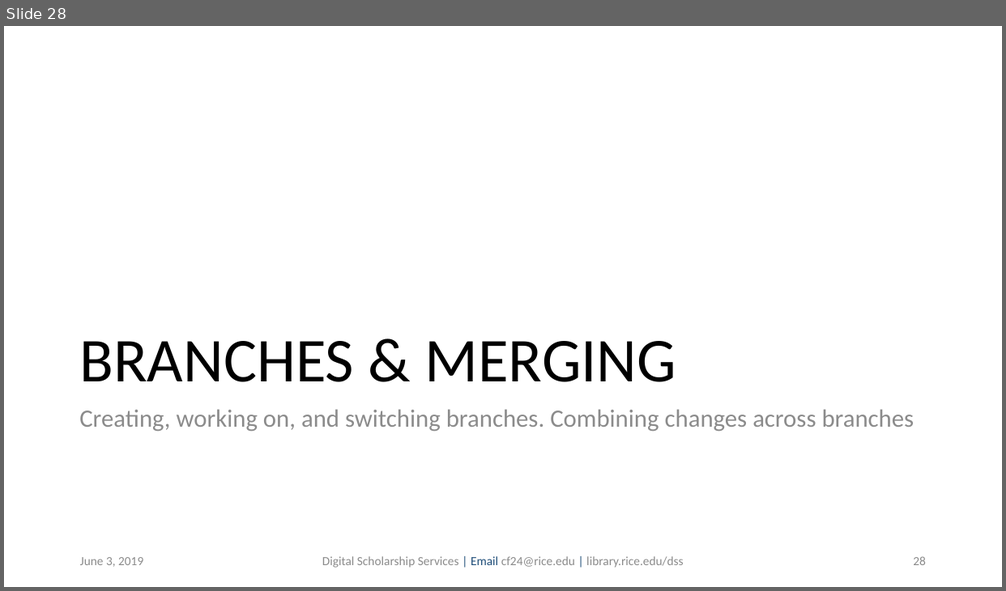
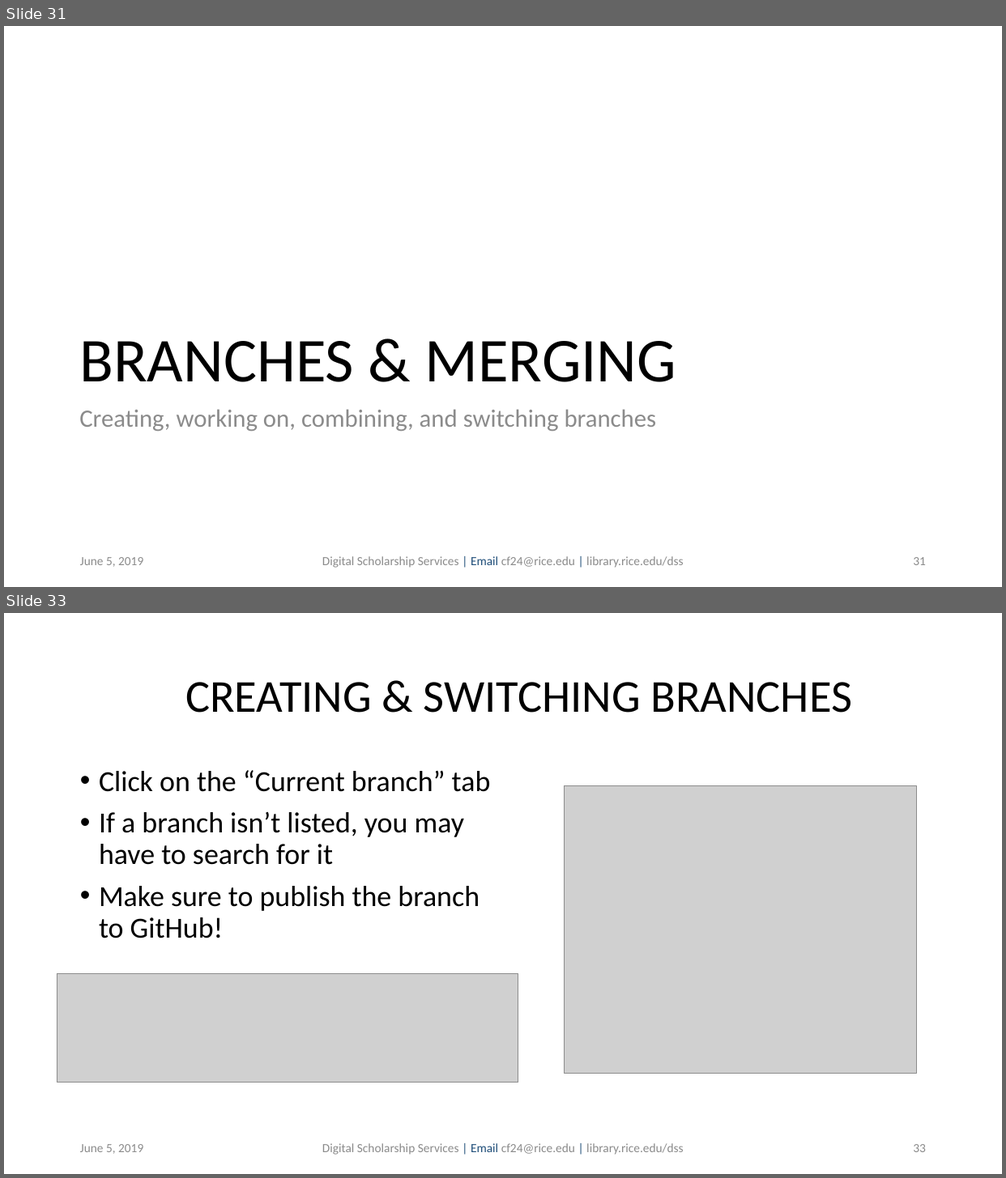
Before and after one commit to bakitybacon/rice-data-and-donuts, a slide deck: github/Introduction to Git & Github.pptx. Shown one above the other, each under a label of ours: slide 28 before the commit, slides 31 and 33 after it; the slides between them are not shown. The pictures are 1006x591 and 1006x1178 pixels, drawn with LibreOffice and Linux fonts; fonts in the diff are those of the drawing; grey boxes stand for pictures; background and template pictures are left out. Boxes give left, top, right and bottom in pixels: in the first picture for what was removed or moved away, otherwise in the second. Text is boxed around its words. In the diff, an @@ line names an element or a change of style, - is before the commit and + after.

```diff
--- a/github/Introduction to Git & Github.pptx
+++ b/github/Introduction to Git & Github.pptx
@@ slide 33 added at [4, 613, 1002, 1174], background #FFFFFF @@
@@ title added at [185, 682, 852, 713], 44 pt, text #000000 @@
+CREATING & SWITCHING BRANCHES
@@ text added at [99, 770, 491, 939], 28 pt, text #000000 @@
+• Click on the “Current branch” tab
+• If a branch isn’t listed, you may have to search for it
+• Make sure to publish the branch to GitHub!
@@ picture added at [564, 786, 917, 1073] @@
@@ picture added at [57, 973, 518, 1083] @@
@@ text added at [80, 1144, 143, 1154], 12 pt, text #8C8C8C @@
+June 5, 2019
@@ text added at [322, 1144, 683, 1155], 12 pt, text #8C8C8C @@
+Digital Scholarship Services | Email cf24@rice.edu | library.rice.edu/dss
@@ page number added at [913, 1144, 926, 1152], 12 pt, text #8C8C8C @@
+33
@@ what was slide 28 is now slide 31 @@
@@ slide 31 changed as well @@
@@ text at [79, 409, 657, 431]: text changed @@
-Creating, working on, and switching branches. Combining changes across branches
+Creating, working on, combining, and switching branches
@@ text at [80, 557, 143, 567]: text changed @@
-June 3, 2019
+June 5, 2019
@@ page number at [913, 557, 926, 565]: text changed @@
-28
+31
```
Also in this commit, not shown: 27 other slides changed, 11 other slides added.
